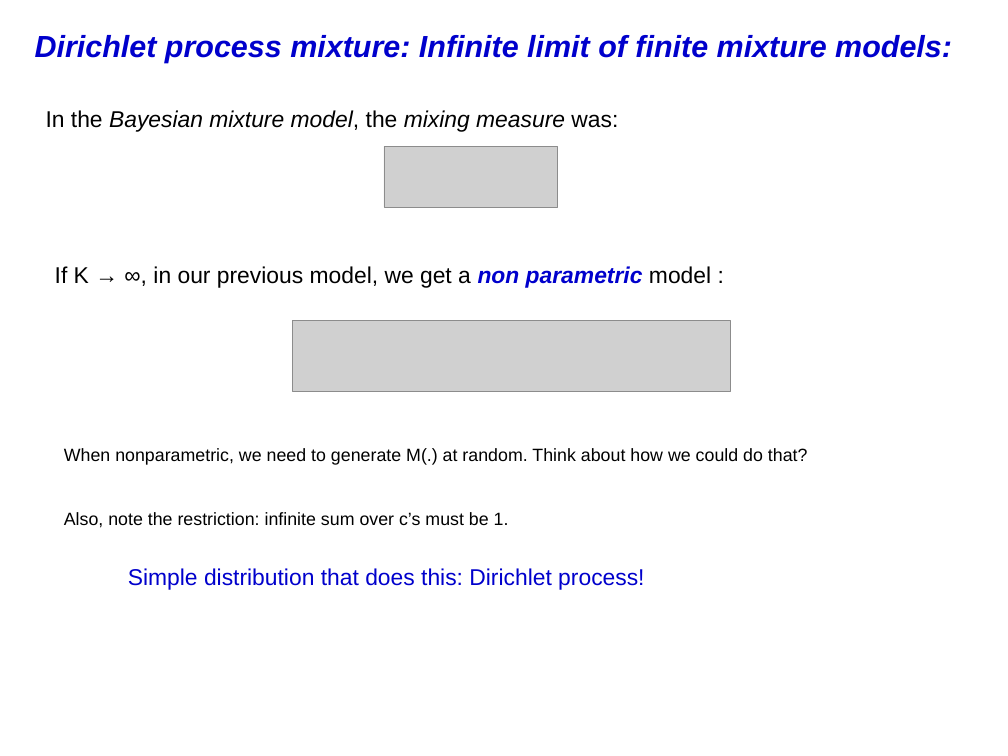
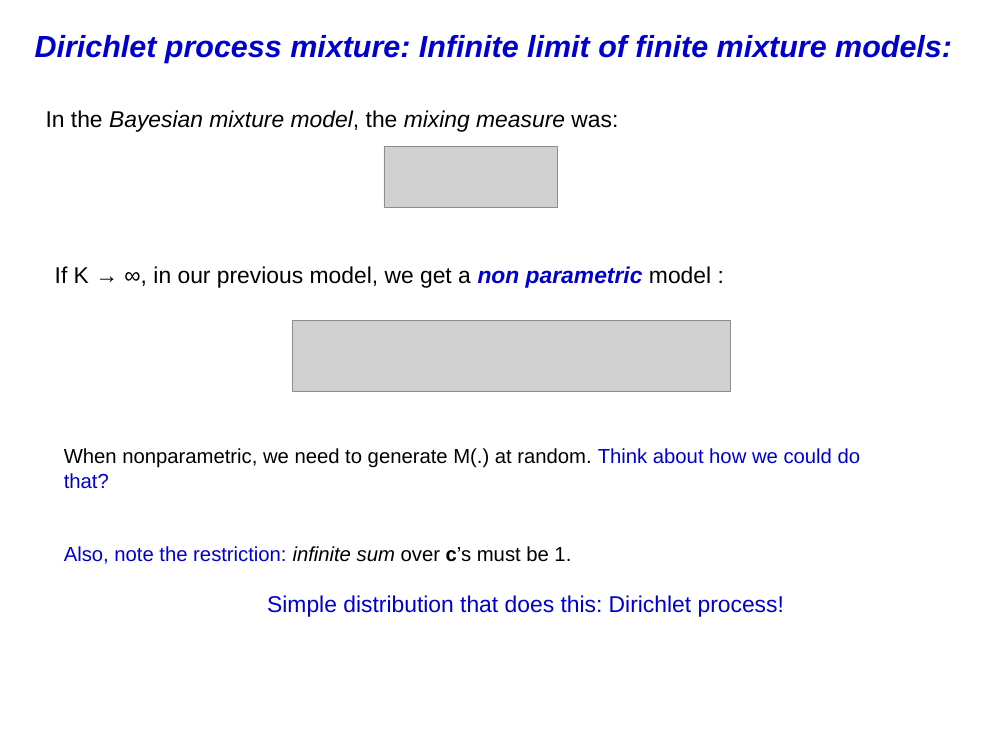
Before and after one commit to afcarl/Dirichlet_Processes, a slide deck: slide 14 of version_2.odp (slide 13 before the commit). Drawn at 1008x756 pixels with LibreOffice and Linux fonts; fonts in the diff are those of the drawing; grey boxes stand for pictures. Boxes give left, top, right and bottom in pixels: in the first picture for what was removed or moved away, otherwise in the second. Text is boxed around its words. In the diff, an @@ line names an element or a change of style, - is before the commit and + after.

```diff
--- a/version_2.odp
+++ b/version_2.odp
@@ text "When nonparametric, we need to ..." at box(64, 448, 861, 564): size 14 to 16 pt; text colour #000000 to #0000CC in "Think about how we could do that?", "Also, note the restriction:"; bold on in "c’s"; italic on in "infinite sum" @@
@@ text "Simple distribution that does this: ...": place and size @@
-text "Simple distribution that does this: ..." at box(128, 568, 644, 590)
+text "Simple distribution that does this: ..." at box(267, 595, 784, 617)
@@ text "Simple distribution that does this: ..." at box(267, 595, 784, 617): alignment left to centre @@
```
Also in this commit, not shown: 14 other slides changed, 1 slide added.
